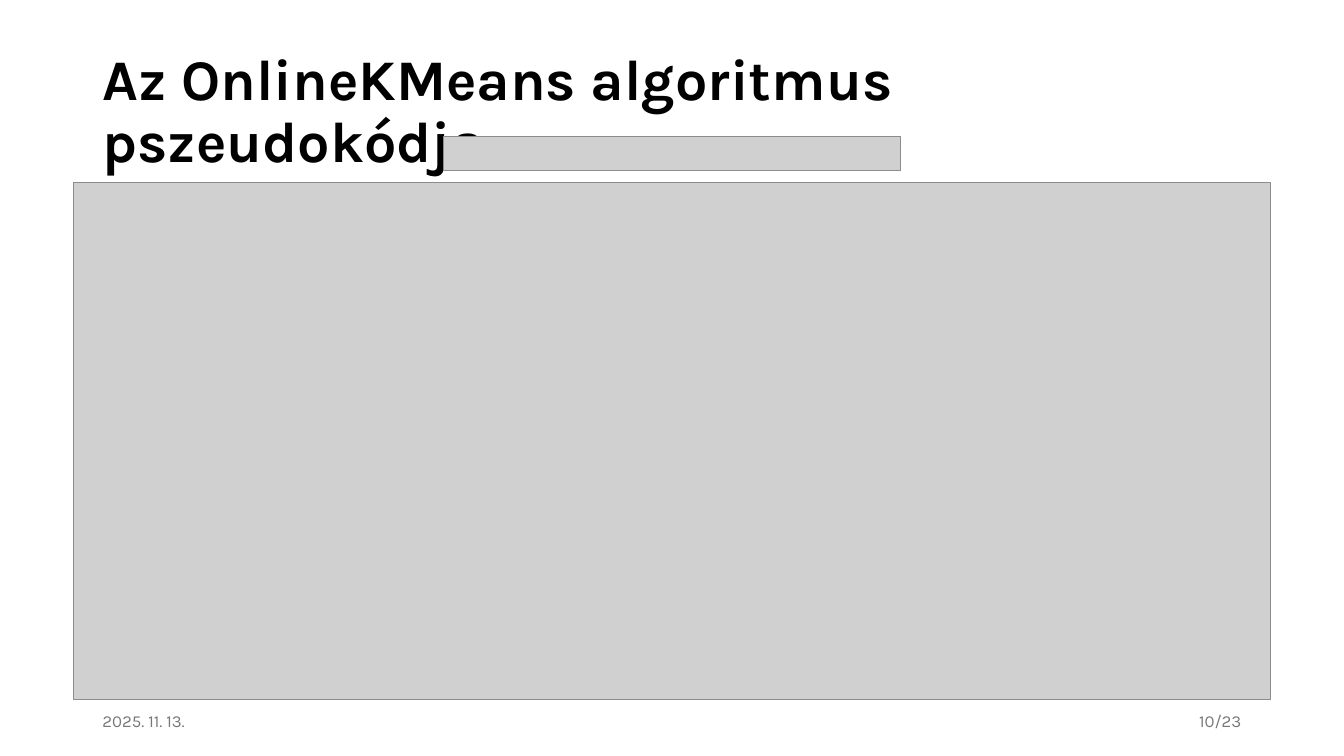
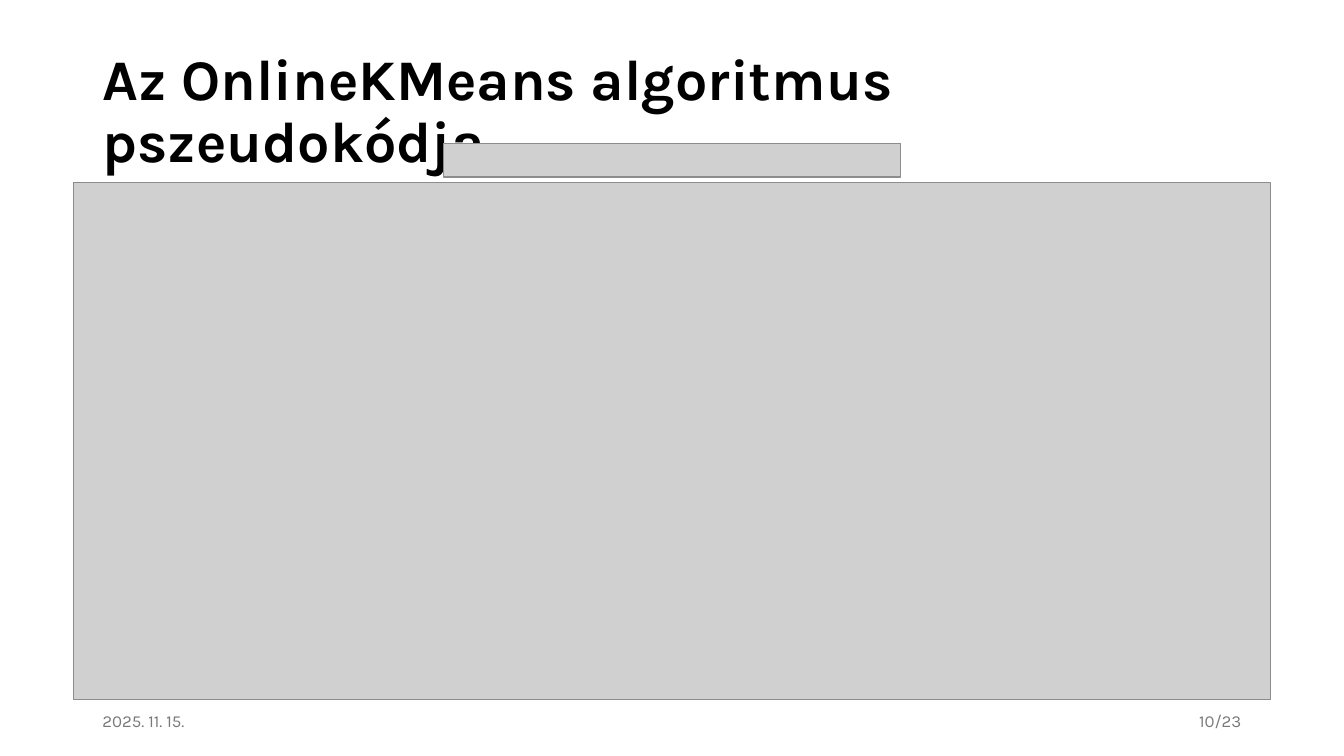
Before and after one commit to czotterbenedek/rag-onlineclustering-optimization, a slide deck: slide 10 of tdk/CzotterBenedek_TDK_javitott_2.0.pptx. Drawn at 1344x756 pixels with LibreOffice and Linux fonts; fonts in the diff are those of the drawing; grey boxes stand for pictures. Boxes give left, top, right and bottom in pixels: in the first picture for what was removed or moved away, otherwise in the second. Text is boxed around its words. In the diff, an @@ line names an element or a change of style, - is before the commit and + after.

```diff
--- a/tdk/CzotterBenedek_TDK_javitott_2.0.pptx
+++ b/tdk/CzotterBenedek_TDK_javitott_2.0.pptx
@@ picture moved from (x1=444, y1=137, x2=901, y2=170) to (x1=444, y1=143, x2=901, y2=176) @@
@@ text at (x1=102, y1=716, x2=184, y2=727): text changed @@
-2025. 11. 13.
+2025. 11. 15.
```
Also in this commit, not shown: 19 other slides changed, 3 slides added, 2 other files.
